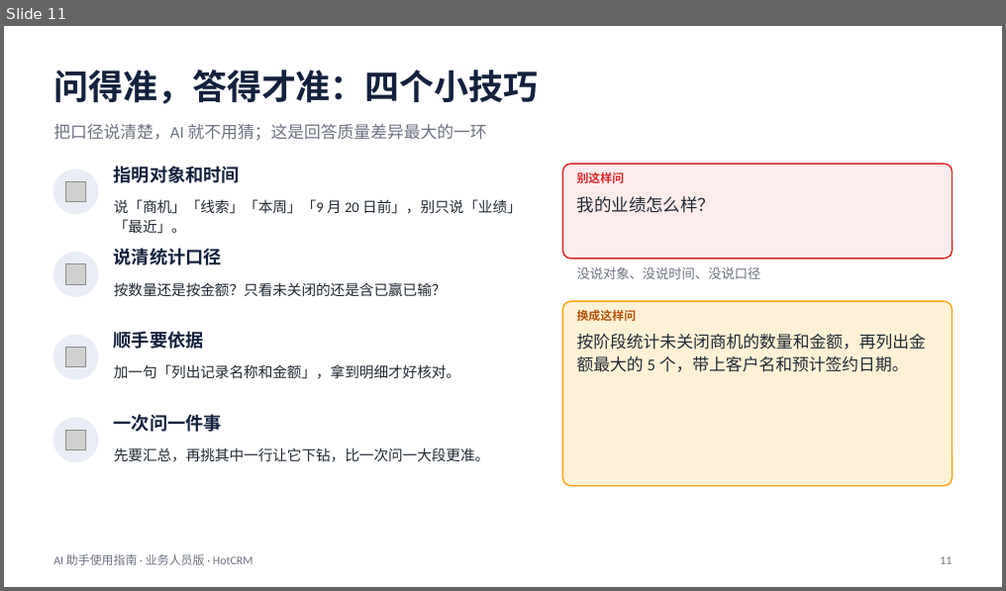
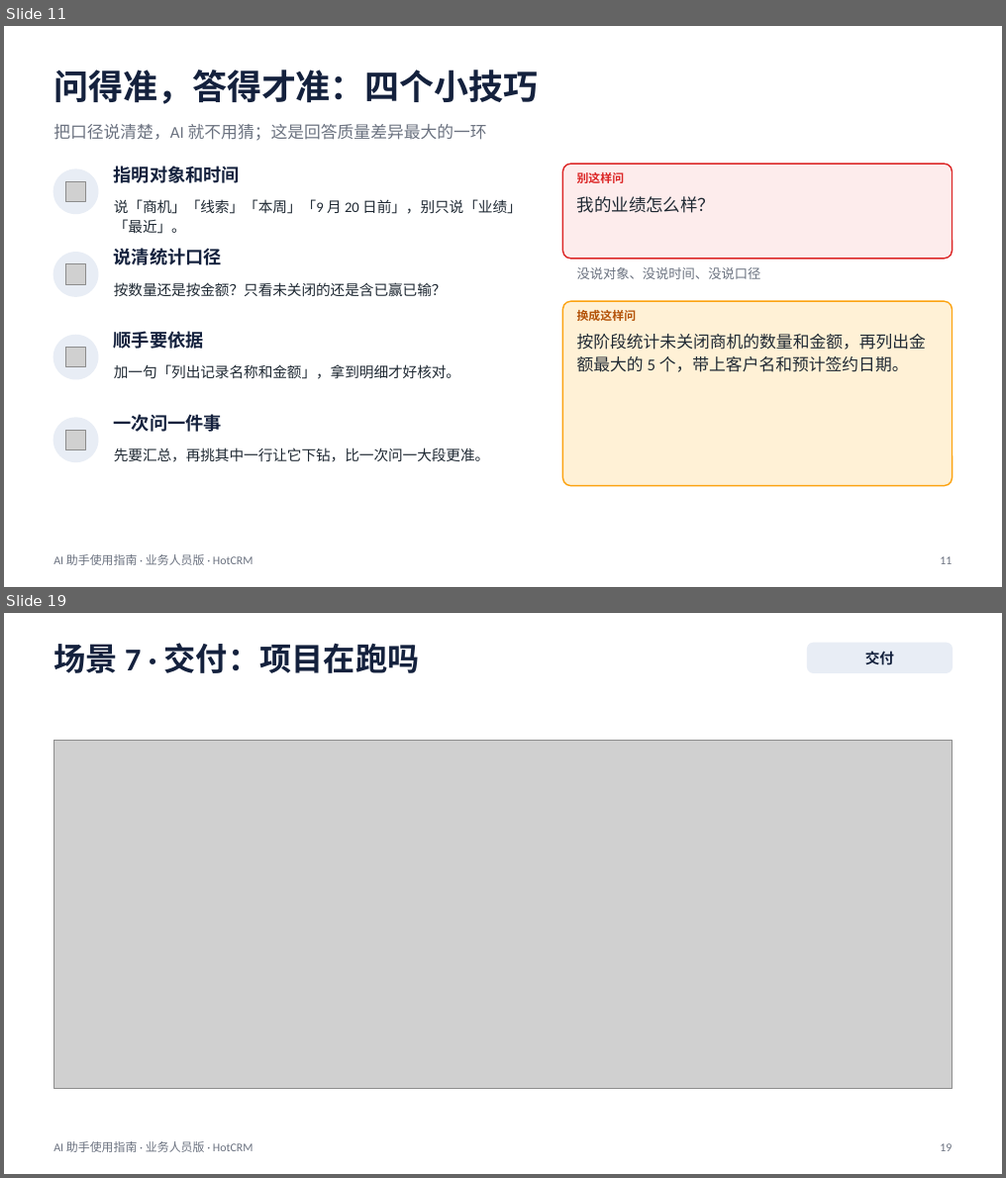
Before and after one commit to sunhaolin/hotcrm, a slide deck: docs/demo/mcp-intro/AI助手使用指南-业务人员.pptx. Shown one above the other, each under a label of ours: slide 11 before the commit, slides 11 and 19 after it; the slides between them are not shown. The pictures are 1006x591 and 1006x1178 pixels, drawn with LibreOffice and Linux fonts; fonts in the diff are those of the drawing; grey boxes stand for pictures. Boxes give left, top, right and bottom in pixels: in the first picture for what was removed or moved away, otherwise in the second. Text is boxed around its words. In the diff, an @@ line names an element or a change of style, - is before the commit and + after.

```diff
--- a/docs/demo/mcp-intro/AI助手使用指南-业务人员.pptx
+++ b/docs/demo/mcp-intro/AI助手使用指南-业务人员.pptx
@@ slide 19 added at box(4, 613, 1002, 1174), background #FFFFFF @@
@@ text added at box(54, 643, 420, 673), 23 pt, text #14213D, bold @@
+场景 7 · 交付：项目在跑吗
@@ rounded rectangle added at box(807, 643, 952, 672), fill #E8EDF5, outline #E8EDF5 0.75 pt @@
@@ text added at box(865, 651, 894, 665), 10.5 pt, text #14213D, bold @@
+交付
@@ picture added at box(54, 740, 952, 1089) @@
@@ text added at box(54, 1142, 253, 1153), 8.5 pt, text #6B7280 @@
+AI 助手使用指南 · 业务人员版 · HotCRM
@@ text added at box(940, 1144, 951, 1152), 8.5 pt, text #6B7280 @@
+19
```
Also in this commit, not shown: 10 slides changed, 2 other slides added, 2 slides removed, 1 other file.
